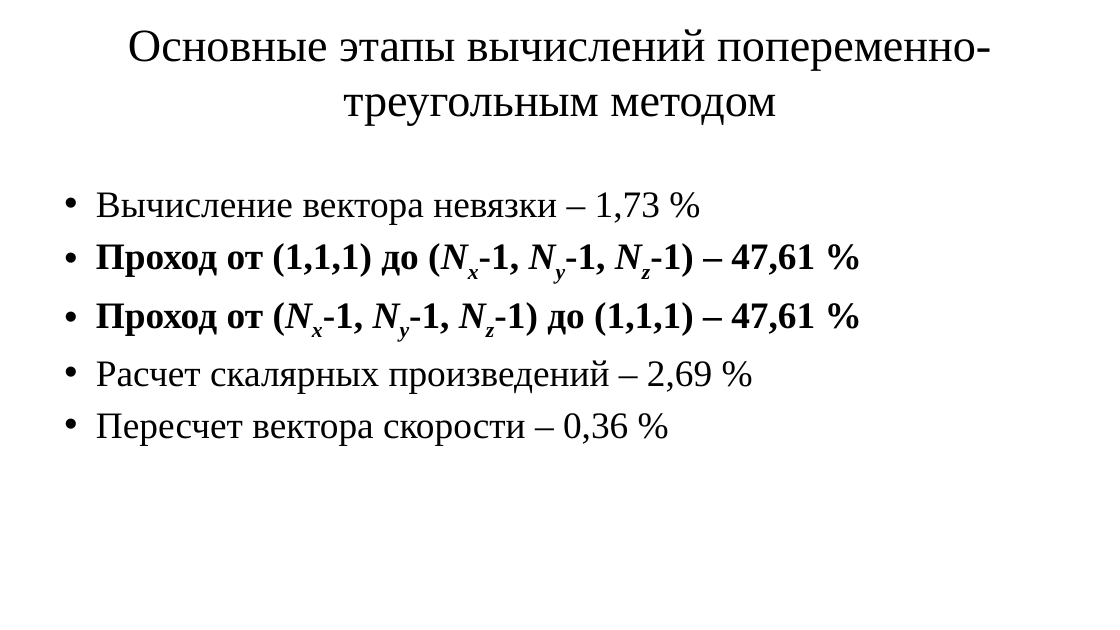
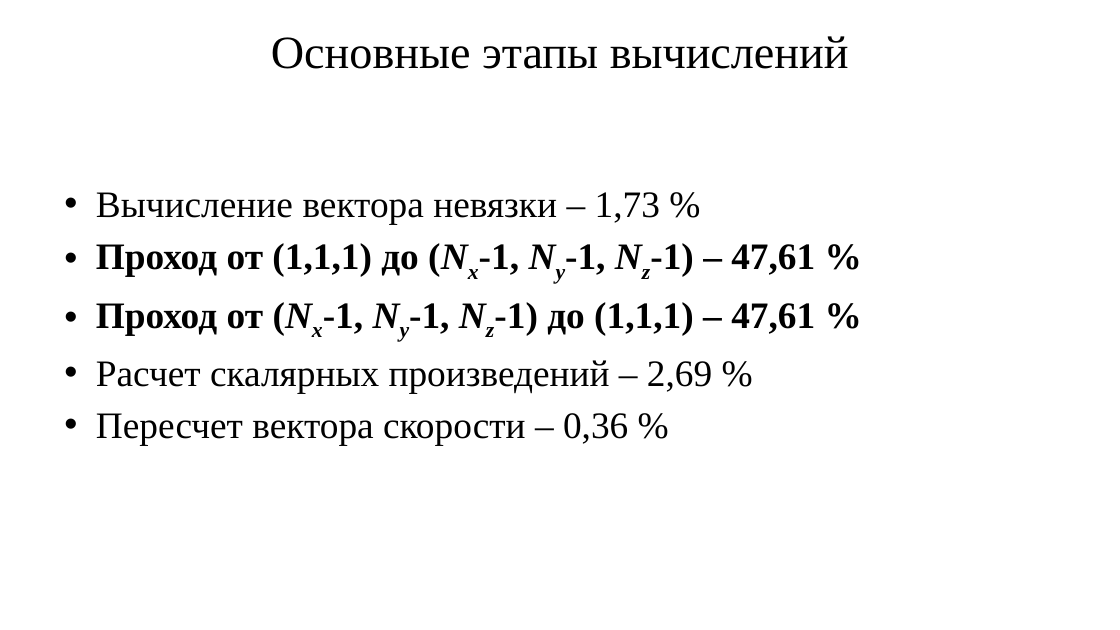
Before and after one commit to LitvinovVN/CudaLearning, a slide deck: slide 9 of _09_PtmConvTest/ptm conveyor.pptx (slide 5 before the commit). Drawn at 1120x630 pixels with LibreOffice and Linux fonts; fonts in the diff are those of the drawing. Boxes give left, top, right and bottom in pixels: in the first picture for what was removed or moved away, otherwise in the second. Text is boxed around its words. In the diff, an @@ line names an element or a change of style, - is before the commit and + after.

Commit message:
12.02.21

```diff
--- a/_09_PtmConvTest/ptm conveyor.pptx
+++ b/_09_PtmConvTest/ptm conveyor.pptx
@@ title at <box>271,36,849,69</box>: text changed @@
-Основные этапы вычислений попеременно-треугольным методом
+Основные этапы вычислений
```
Also in this commit, not shown: 8 slides added.
